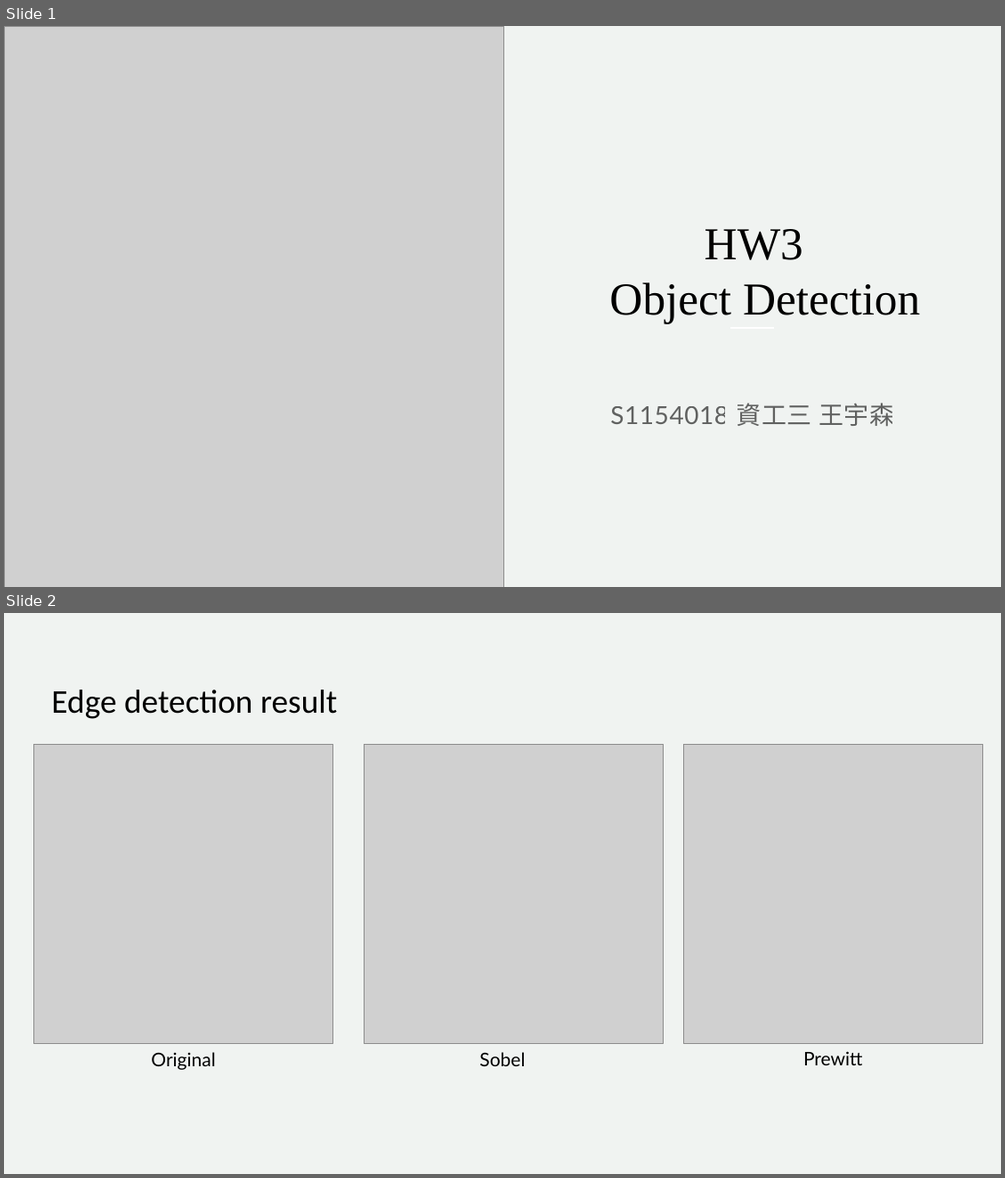
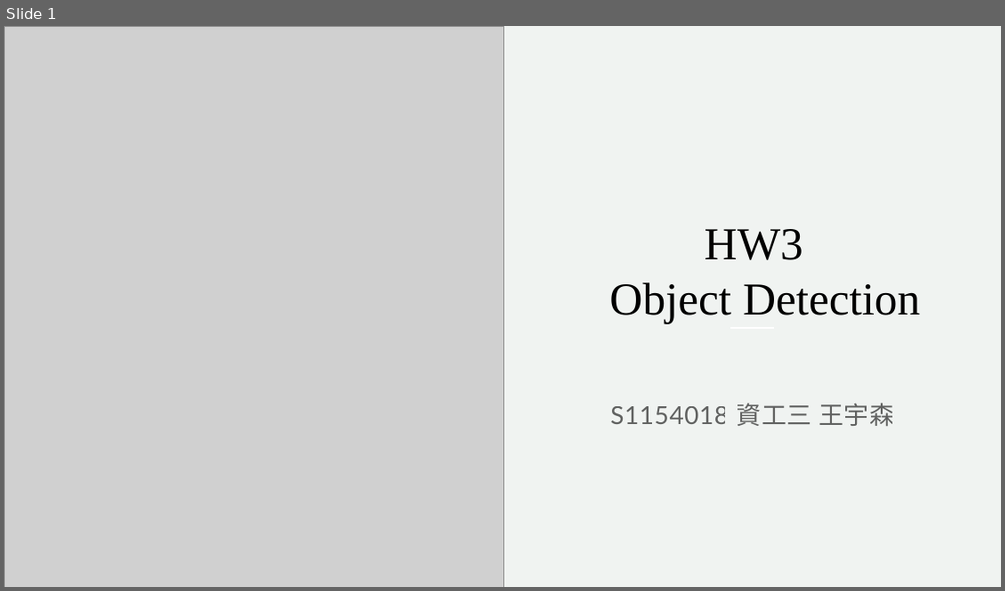
Before and after one commit to s102401002/ComputerVision2024, a slide deck: hw3/HW3_result.pptx. Shown one above the other, each under a label of ours: slides 1 and 2 before the commit, slide 1 after it. The pictures are 1005x1178 and 1005x591 pixels, drawn with LibreOffice and Linux fonts; fonts in the diff are those of the drawing; grey boxes stand for pictures. Boxes give left, top, right and bottom in pixels: in the first picture for what was removed or moved away, otherwise in the second. Text is boxed around its words. In the diff, an @@ line names an element or a change of style, - is before the commit and + after.

```diff
--- a/hw3/HW3_result.pptx
+++ b/hw3/HW3_result.pptx
@@ slide 2 removed at (4, 613, 1001, 1174), background #F0F3F1 @@
@@ title removed at (51, 690, 337, 719) @@
-Edge detection result
@@ picture removed at (34, 744, 333, 1043) @@
@@ picture removed at (364, 744, 663, 1043) @@
@@ picture removed at (684, 744, 983, 1043) @@
@@ text removed at (151, 1052, 215, 1070) @@
-Original
@@ text removed at (479, 1052, 525, 1066) @@
-Sobel
@@ text removed at (803, 1051, 862, 1065) @@
-Prewitt
```
Also in this commit, not shown: 8 slides added, 14 other slides removed, 17 other files.
